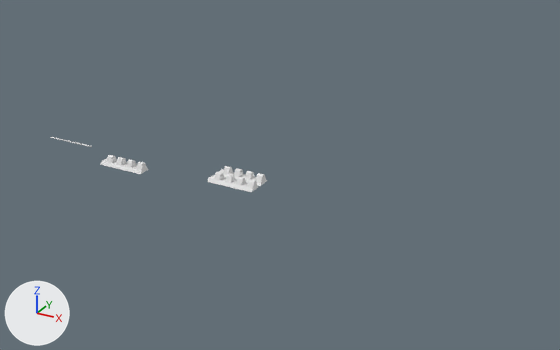
The Blender file din/pi-pipe.blend as it was, and as the next commit left it.
Before and after are seen from a 50 mm camera at (584.0, -920.0, 494.0) aimed at (71.0, 11.0, 28.0). The lights are fixed; the arrows at lower left show +X, +Y and +Z.

Objects in the first picture: 'hinge', 'hinge-blank'.
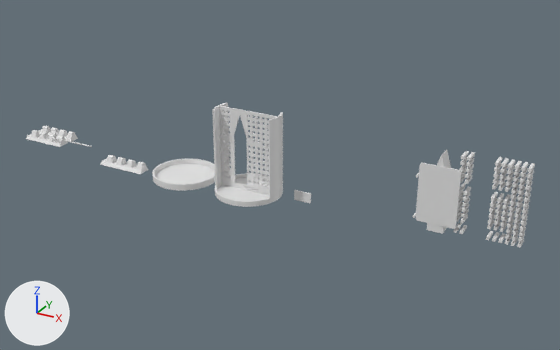
Commit message: autosync pipe-cam hinge

Changed parts and their boxes [x1, y1, x2, y2] in the pictures (560 x 350 px):
'pi-pipe', shown: after [212, 103, 283, 207]
'grid-holes', shown: after [453, 151, 535, 248]
'pi-board', shown: after [412, 150, 466, 234]
'cap', shown: after [152, 159, 215, 191]
'hinge', moved: before [207, 166, 267, 192]; after [26, 126, 78, 147]
'ribbon-hole', added: after [294, 190, 311, 203]

What changed in the scene script:
```text
Add me_plane_002:
    me_plane_002.from_pydata(...)  # a box spanning x -18.9..18.9, y -1.2..1.2, z -10.9..10.9
Change ob_grid_holes:
    remove ob_grid_holes.hide_set(True)
Change ob_pi_board:
    remove ob_pi_board.hide_set(True)
Change ob_pi_pipe:
    remove ob_pi_pipe.hide_set(True)
Change ob_cap:
    remove ob_cap.hide_set(True)
Change ob_hinge:
    ob_hinge.location: (0.0, 0.0, 0.0) -> (-385.0, 0.0, 0.0)
Add ob_ribbon_hole:
    ob_ribbon_hole = bpy.data.objects.new('ribbon-hole', me_plane_002)
    ob_ribbon_hole.location = (109.0, 13.0, 0.0)
    ob_ribbon_hole.scale = (0.723, 0.723, 0.723)
```
